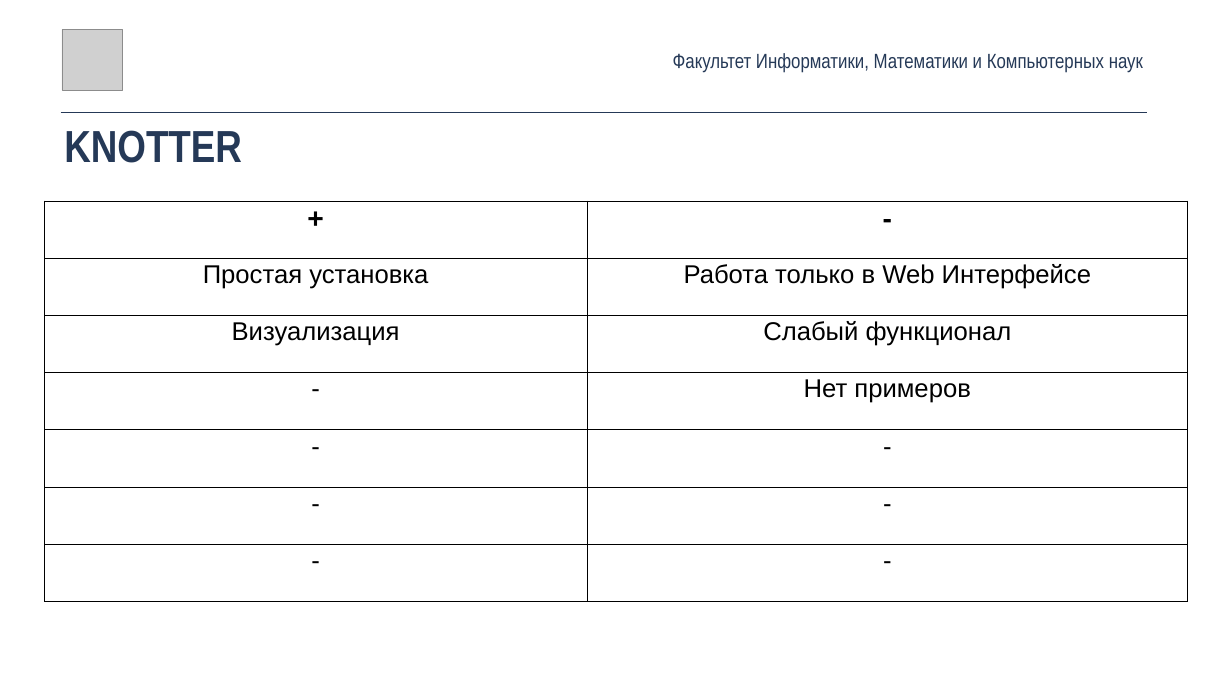
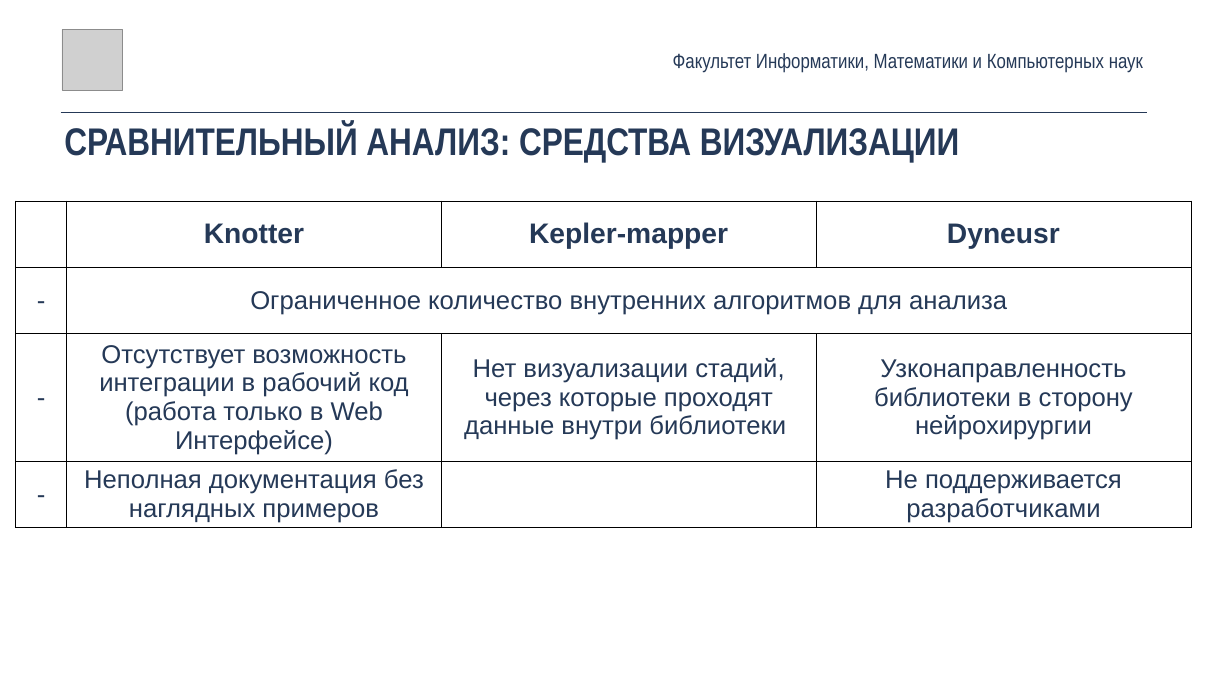
Before and after one commit to maksimovVva/hse-tda, a slide deck: slide 7 of survey.pptx (slide 9 before the commit). Drawn at 1232x693 pixels with LibreOffice and Linux fonts; fonts in the diff are those of the drawing; grey boxes stand for pictures. Boxes give left, top, right and bottom in pixels: in the first picture for what was removed or moved away, otherwise in the second. Text is boxed around its words. In the diff, an @@ line names an element or a change of style, - is before the commit and + after.

```diff
--- a/survey.pptx
+++ b/survey.pptx
@@ text at box(64, 124, 959, 163): text changed; size 70 to 60 pt @@
-KNOTTER
+СРАВНИТЕЛЬНЫЙ АНАЛИЗ: СРЕДСТВА ВИЗУАЛИЗАЦИИ
@@ table at box(16, 201, 1190, 527) @@
-+ | -
-Простая установка | Работа только в Web Интерфейсе
-Визуализация | Слабый функционал
-- | Нет примеров
-- | -
-- | -
-- | -
+ | Knotter | Kepler-mapper | Dyneusr
+- | Ограниченное количество внутренних алгоритмов для анализа |  | 
+- | Отсутствует возможность интеграции в рабочий код (работа только в Web Интерфейсе) | Нет визуализации стадий, через которые проходят данные внутри библиотеки | Узконаправленность библиотеки в сторону нейрохирургии
+- | Неполная документация без наглядных примеров |  | Не поддерживается разработчиками
@@ table: place and size @@
-table at box(44, 201, 1187, 601)
+table at box(16, 201, 1190, 527)
```
Also in this commit, not shown: 3 other slides changed, 6 slides added, 8 slides removed, 33 other files.
